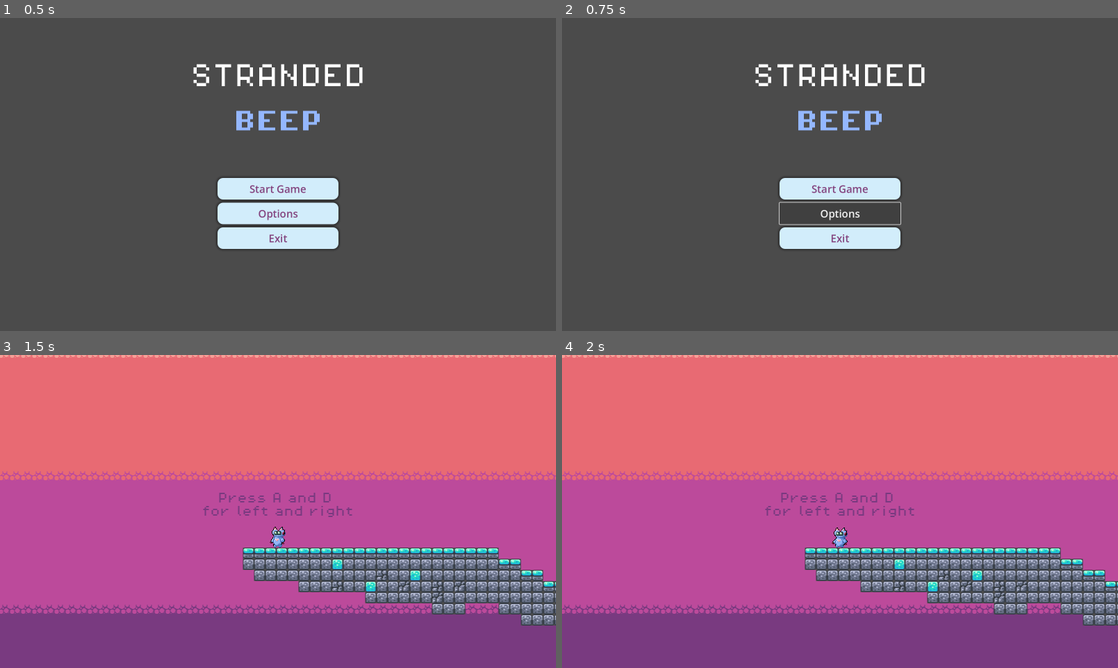
Above: before the commit, frames 1-4 (two rows, left to right).
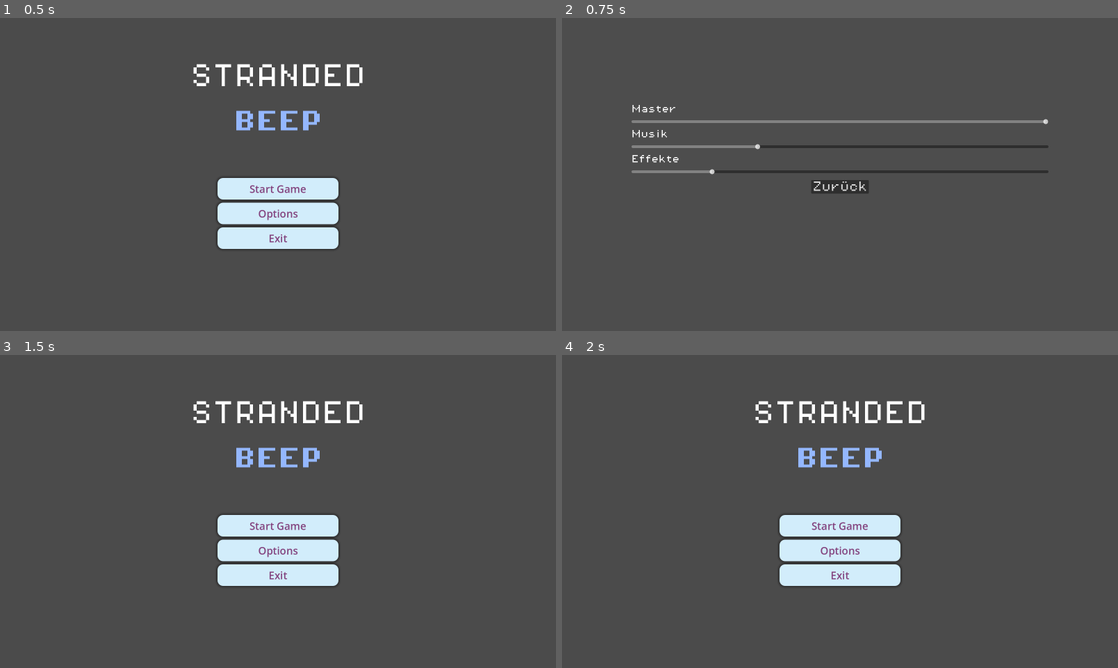
Above: after the commit, the same moments.

Repository: Aaronreitz/StrandedBeep
Game: Godot game, scene res://scenes/main_menu.tscn
Two runs of this game, one before a commit and one after it. Both use one fixed random seed, a clock stepped at 60 frames per second and the inputs below.
Inputs (mouse positions are in pixels of both pictures, inside the frame that each line leads up to):
- Up to frame 1 (0.5 s): no input
- Up to frame 2 (0.75 s): click "Options" at 0.5 s
- Up to frame 3 (1.5 s): click (278, 524) at 1.25 s, where only the run after the commit has a clickable "Zurück"
- Up to frame 4 (2 s): no input

Frame 1 is identical in both runs. In frame 2, 7.0% of the frame differs, in the area x 12-88%, y 14-74%; in frame 3, 98%, in the area x 0-100%, y 0-100%; in frame 4, 98%.

Commit message:
Fix volume sliders, music attenuation and options menu
- Options sliders now map linear 0..1 to dB instead of raw 0..100 dB
- Sliders load current bus volumes, add labels and back button (Esc)
- Main menu Options button opens the options scene
- Music autoload uses non-positional AudioStreamPlayer

Co-Authored-By: Claude Opus 5.5 <noreply@anthropic.com>

Diff:
--- a/options.gd
+++ b/options.gd
@@ -1,12 +1,44 @@
 extends Control
 
+@onready var master_slider: HSlider = $MarginContainer/VBoxContainer/Master
+@onready var music_slider: HSlider = $MarginContainer/VBoxContainer/Music
+@onready var sfx_slider: HSlider = $MarginContainer/VBoxContainer/SFX
+
+
+func _ready() -> void:
+	# Sliders work in linear volume (0..1), the AudioServer in dB.
+	master_slider.value = _get_bus_volume("Master")
+	music_slider.value = _get_bus_volume("Music")
+	sfx_slider.value = _get_bus_volume("SFX")
+
+
+func _unhandled_input(event: InputEvent) -> void:
+	if event.is_action_pressed("ui_cancel"):
+		_on_back_pressed()
+
+
+func _get_bus_volume(bus_name: String) -> float:
+	var bus := AudioServer.get_bus_index(bus_name)
+	return db_to_linear(AudioServer.get_bus_volume_db(bus))
+
+
+func _set_bus_volume(bus_name: String, value: float) -> void:
+	var bus := AudioServer.get_bus_index(bus_name)
+	AudioServer.set_bus_volume_db(bus, linear_to_db(value))
+	AudioServer.set_bus_mute(bus, value <= 0.0)
+
+
 func _on_master_value_changed(value: float) -> void:
-	AudioServer.set_bus_volume_db(0, value)
+	_set_bus_volume("Master", value)
 
 
 func _on_music_value_changed(value: float) -> void:
-	AudioServer.set_bus_volume_db(1, value)
+	_set_bus_volume("Music", value)
 
 
 func _on_sfx_value_changed(value: float) -> void:
-	AudioServer.set_bus_volume_db(2, value)
+	_set_bus_volume("SFX", value)
+
+
+func _on_back_pressed() -> void:
+	get_tree().change_scene_to_file("res://scenes/main_menu.tscn")
--- a/scenes/music.tscn
+++ b/scenes/music.tscn
@@ -2,7 +2,7 @@
 
 [ext_resource type="AudioStream" uid="uid://b6puwx40i8pw1" path="res://assets/music/time_for_adventure.mp3" id="1_05ggv"]
 
-[node name="music" type="AudioStreamPlayer2D"]
+[node name="music" type="AudioStreamPlayer"]
 stream = ExtResource("1_05ggv")
 autoplay = true
 bus = &"Music"
--- a/scenes/options.tscn
+++ b/scenes/options.tscn
@@ -1,6 +1,7 @@
-[gd_scene load_steps=3 format=3 uid="uid://b2f7vjnoc41ib"]
+[gd_scene load_steps=4 format=3 uid="uid://b2f7vjnoc41ib"]
 
 [ext_resource type="Script" uid="uid://dxv6wgsrg1wsr" path="res://options.gd" id="1_c2u1v"]
+[ext_resource type="FontFile" uid="uid://dptp1gp6ehc3a" path="res://assets/fonts/PixelOperator8.ttf" id="2_font"]
 
 [sub_resource type="Theme" id="Theme_c2u1v"]
 
@@ -19,8 +20,10 @@
 anchor_top = 0.5
 anchor_right = 1.0
 anchor_bottom = 0.5
-offset_top = -28.0
-offset_bottom = 28.0
+offset_left = 200.0
+offset_top = -200.0
+offset_right = -200.0
+offset_bottom = 200.0
 grow_horizontal = 2
 grow_vertical = 2
 
@@ -28,17 +31,52 @@
 layout_mode = 2
 size_flags_vertical = 0
 theme = SubResource("Theme_c2u1v")
-theme_override_constants/separation = 40
+theme_override_constants/separation = 16
+
+[node name="MasterLabel" type="Label" parent="MarginContainer/VBoxContainer"]
+layout_mode = 2
+theme_override_fonts/font = ExtResource("2_font")
+theme_override_font_sizes/font_size = 24
+text = "Master"
 
 [node name="Master" type="HSlider" parent="MarginContainer/VBoxContainer"]
 layout_mode = 2
+max_value = 1.0
+step = 0.01
+value = 1.0
+
+[node name="MusicLabel" type="Label" parent="MarginContainer/VBoxContainer"]
+layout_mode = 2
+theme_override_fonts/font = ExtResource("2_font")
+theme_override_font_sizes/font_size = 24
+text = "Musik"
 
 [node name="Music" type="HSlider" parent="MarginContainer/VBoxContainer"]
 layout_mode = 2
+max_value = 1.0
+step = 0.01
+value = 1.0
+
+[node name="SFXLabel" type="Label" parent="MarginContainer/VBoxContainer"]
+layout_mode = 2
+theme_override_fonts/font = ExtResource("2_font")
+theme_override_font_sizes/font_size = 24
+text = "Effekte"
 
 [node name="SFX" type="HSlider" parent="MarginContainer/VBoxContainer"]
 layout_mode = 2
+max_value = 1.0
+step = 0.01
+value = 1.0
+
+[node name="Back" type="Button" parent="MarginContainer/VBoxContainer"]
+layout_mode = 2
+size_flags_horizontal = 4
+theme_override_fonts/font = ExtResource("2_font")
+theme_override_font_sizes/font_size = 30
+text = "Zurück"
 
 [connection signal="value_changed" from="MarginContainer/VBoxContainer/Master" to="." method="_on_master_value_changed"]
 [connection signal="value_changed" from="MarginContainer/VBoxContainer/Music" to="." method="_on_music_value_changed"]
 [connection signal="value_changed" from="MarginContainer/VBoxContainer/SFX" to="." method="_on_sfx_value_changed"]
+[connection signal="pressed" from="MarginContainer/VBoxContainer/Back" to="." method="_on_back_pressed"]
--- a/scripts/main_menu.gd
+++ b/scripts/main_menu.gd
@@ -5,7 +5,7 @@
 
 
 func _on_options_pressed() -> void:
-	print("options")
+	get_tree().change_scene_to_file("res://scenes/options.tscn")
 
 
 func _on_exit_pressed() -> void:
